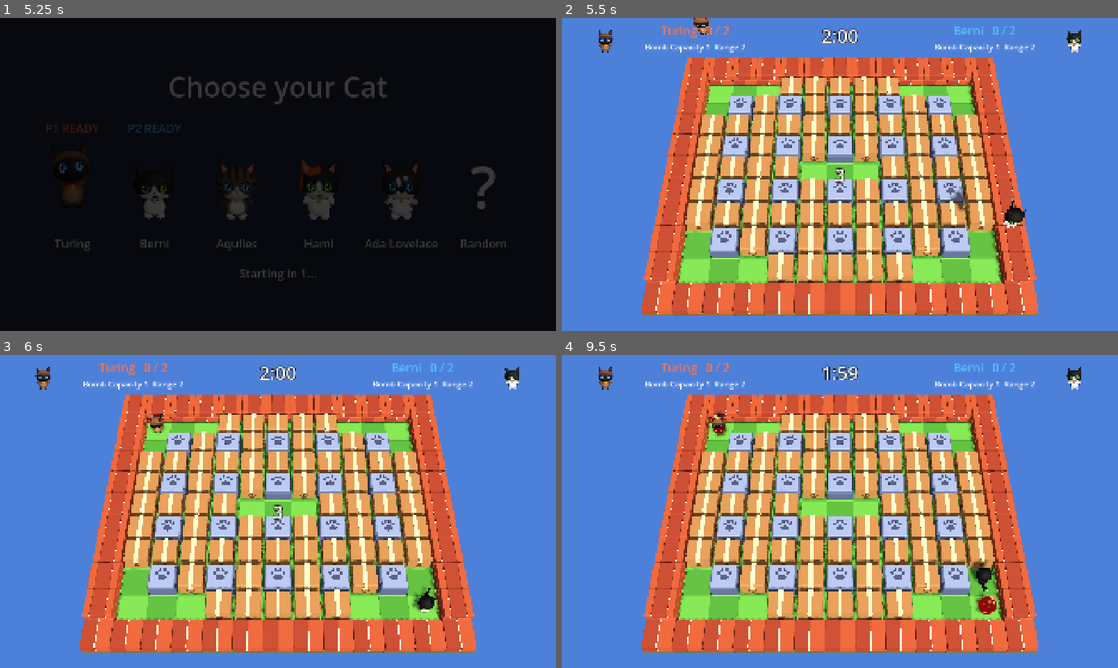
Above: before the commit, frames 1-4 (two rows, left to right).
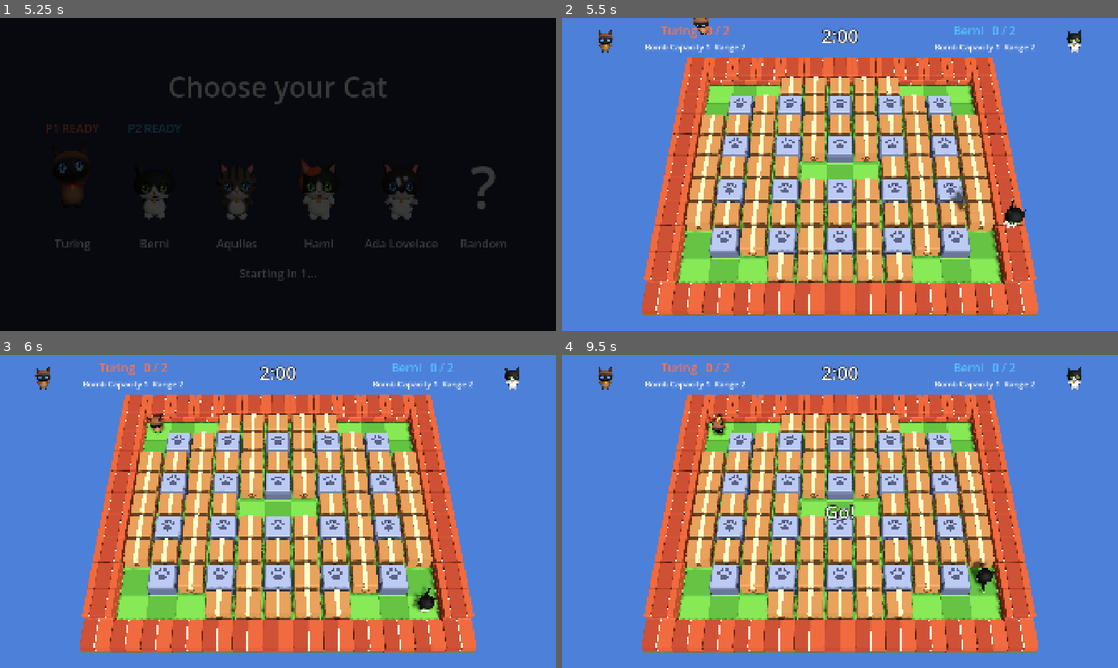
Above: after the commit, the same moments.

Repository: Sifawm/bombercat
Game: Godot game, scene res://presentation/main.tscn
The game is run twice, just before and just after one commit, with the same random seed, the same clock (stepped at 60 frames per second) and the same inputs.
Inputs:
- Up to frame 1 (5.25 s): click "How to Play" at 0.5 s; click "Back" at 1.25 s; click "Play" at 2 s; tap Enter at 2.75, 3.05, 3.6 s; hold Right (ui_right) 2.78-3.53 s; tap Shift at 2.85 s; tap Space at 3.02, 3.32, 3.77, 4.07, 4.55, 5.1 s; hold Down (ui_down) 3.53-4.28 s; tap Q at 3.8, 4.35 s; hold Right (ui_right) 4.28-5.03 s; hold Up (ui_up) from 5.03 s (still down)
- Up to frame 2 (5.5 s): keep holding Up (ui_up); tap Space at 5.27 s; tap Shift at 5.3 s
- Up to frame 3 (6 s): tap Space at 5.57 s; release Up (ui_up) at 5.78 s; hold Left (ui_left) from 5.78 s (still down); tap Shift at 5.85 s
- Up to frame 4 (9.5 s): tap Space at 6.02, 6.32, 6.5, 6.77, 7.07, 7.55, 8.27, 8.57, 9.02, 9.32 s; tap Enter at 6.05, 6.6, 8, 8.85 s; tap Q at 6.8, 7.35 s; release Left (ui_left) at 7.28 s; hold Down (ui_down) 7.28-8.03 s; hold Right (ui_right) 8.03-8.78 s; tap Shift at 8.1 s; hold Up (ui_up) from 8.78 s (still down)

Frame 1 is identical in both runs. In frame 2, less than 0.1% of the frame differs, in the area x 49-51%, y 47-53%; in frame 3, less than 0.1%; in frame 4, 0.8%, in the area x 25-79%, y 3-83%.

Commit message:
Stage 6 review fixes: menu music, menu sounds, countdown after the drop
- The Round music no longer takes over the Title and Match Result screens:
  the round view only touches the music when a Round starts or speeds up, and
  menus set theirs as they appear
- Menu sounds only on real moves and cancels, not when a screen takes focus
  or Esc opens the Pause menu
- "3, 2, 1, Go!" starts once the Cats have landed
- Explosions visibly grow outwards; a pushed Bomb hops when it stops
- Cucumber has its own collect sound (collect_<id>.wav, any Powerup can)
- A second meow keeps the speech bubble up; the bubble reads as one
- The dizzy spiral texture is shared; wording per CONTEXT.md

Co-Authored-By: Claude Opus 5.5 <noreply@anthropic.com>

Diff:
--- a/game/control/local_player_controller.gd
+++ b/game/control/local_player_controller.gd
@@ -6,7 +6,7 @@
 const KEYS: Array[Dictionary] = [
 	{"up": KEY_W, "down": KEY_S, "left": KEY_A, "right": KEY_D, "bomb": KEY_SPACE, "meow": KEY_Q},
 	{"up": KEY_UP, "down": KEY_DOWN, "left": KEY_LEFT, "right": KEY_RIGHT, "bomb": KEY_ENTER,
-		"meow": KEY_SHIFT},  # the right one,
+		"meow": KEY_SHIFT},  # only the right-hand one, see register_actions,
 ]
 const PAD_BUTTONS: Dictionary[String, JoyButton] = {
 	"up": JOY_BUTTON_DPAD_UP, "down": JOY_BUTTON_DPAD_DOWN, "left": JOY_BUTTON_DPAD_LEFT,
--- a/game/presentation/audio.gd
+++ b/game/presentation/audio.gd
@@ -12,23 +12,31 @@
 	process_mode = Node.PROCESS_MODE_ALWAYS  # menus also sound while the game is paused
 	_music.bus = &"Music"
 	add_child(_music)
-	get_viewport().gui_focus_changed.connect(func(_control: Control) -> void: play(&"ui_move"))
 
 
+## Moving through a menu sounds here, for every menu at once; confirming and cancelling
+## sound where they happen.
 func _input(event: InputEvent) -> void:
-	if event.is_action_pressed("ui_cancel"):
-		play(&"ui_cancel")
+	if get_viewport().gui_get_focus_owner() == null:
+		return
+	for direction: String in ["ui_up", "ui_down", "ui_left", "ui_right"]:
+		if event.is_action_pressed(direction):
+			play(&"ui_move")
+
+
+func has(sound: StringName) -> bool:
+	return ResourceLoader.exists(FOLDER + sound + ".wav")
 
 
 ## Plays the effect in assets/audio named `sound`.
 func play(sound: StringName, pitch: float = 1.0) -> void:
-	var player := AudioStreamPlayer.new()
-	player.stream = load(FOLDER + sound + ".wav")
-	player.bus = &"Effects"
-	player.pitch_scale = pitch
-	player.finished.connect(player.queue_free)
-	add_child(player)
-	player.play()
+	var voice := AudioStreamPlayer.new()
+	voice.stream = load(FOLDER + sound + ".wav")
+	voice.bus = &"Effects"
+	voice.pitch_scale = pitch
+	voice.finished.connect(voice.queue_free)
+	add_child(voice)
+	voice.play()
 
 
 ## Loops the music named `music` at `speed`; asking for the one already playing only
--- a/game/presentation/bomb_view.gd
+++ b/game/presentation/bomb_view.gd
@@ -10,19 +10,26 @@
 
 var _blink := Effects.flat_material(Color(1.0, 0.1, 0.05, 0.0))
 var _beats_ticked := 0
+var _model: Node3D = MODEL.instantiate()
 
 
 func _init() -> void:
-	var model: Node3D = MODEL.instantiate()
-	model.scale = Vector3.ONE * MODEL_SCALE
-	add_child(model)
-	for mesh: MeshInstance3D in model.find_children("*", "MeshInstance3D", true, false):
+	_model.scale = Vector3.ONE * MODEL_SCALE
+	add_child(_model)
+	for mesh: MeshInstance3D in _model.find_children("*", "MeshInstance3D", true, false):
 		mesh.material_overlay = _blink
 	var spark := Effects.cubes(Color(1.0, 0.85, 0.3), 8, 0.25, 0.07)
 	spark.position.y = 0.85
 	spark.spread = 60.0
 	spark.initial_velocity_max = 1.5
 	add_child(spark)
+
+
+## A small hop, for a pushed Bomb that has just hit something.
+func bounce() -> void:
+	var hop := create_tween()
+	hop.tween_property(_model, "position:y", 0.3, 0.08).set_ease(Tween.EASE_OUT)
+	hop.tween_property(_model, "position:y", 0.0, 0.25).set_trans(Tween.TRANS_BOUNCE).set_ease(Tween.EASE_OUT)
 
 
 ## Called every frame. `fuse` is the full Fuse of a Bomb.
--- a/game/presentation/cat_select.gd
+++ b/game/presentation/cat_select.gd
@@ -77,6 +77,7 @@
 
 func _unhandled_input(event: InputEvent) -> void:
 	if event.is_action_pressed("ui_cancel"):
+		Audio.play(&"ui_cancel")
 		cancelled.emit()
 
 
--- a/game/presentation/cat_view.gd
+++ b/game/presentation/cat_view.gd
@@ -9,6 +9,8 @@
 const BLINKS_PER_SECOND := 8.0
 const MEOW_SECONDS := 0.9
 
+static var _spiral_image: Texture2D
+
 var _model: Node3D
 var _animations: AnimationPlayer
 var _meshes: Array[MeshInstance3D] = []
@@ -17,6 +19,7 @@
 var _spiral := MeshInstance3D.new()
 var _trail := Effects.cubes(Color(0.5, 1.0, 0.4), 14, 0.35, 0.12)
 var _bubble := Label3D.new()
+var _bubble_timer: Tween
 
 
 func _init(scene: PackedScene) -> void:
@@ -53,7 +56,9 @@
 	_bubble.billboard = BaseMaterial3D.BILLBOARD_ENABLED
 	_bubble.no_depth_test = true
 	_bubble.font_size = 96
-	_bubble.outline_size = 24
+	_bubble.outline_size = 48  # black on a thick white outline: the speech bubble
+	_bubble.modulate = Color.BLACK
+	_bubble.outline_modulate = Color.WHITE
 	_bubble.pixel_size = 0.004
 	_bubble.position.y = 1.4
 	_bubble.visible = false
@@ -91,14 +96,20 @@
 func meow() -> void:
 	Audio.play(&"meow", randf_range(0.9, 1.15))
 	_bubble.visible = true
-	create_tween().tween_callback(func() -> void: _bubble.visible = false).set_delay(MEOW_SECONDS)
+	if _bubble_timer != null:
+		_bubble_timer.kill()  # a new meow keeps the bubble up
+	_bubble_timer = create_tween()
+	_bubble_timer.tween_callback(func() -> void: _bubble.visible = false).set_delay(MEOW_SECONDS)
 
 
-## A white spiral on a clear background, drawn once for every Cat.
+## A white spiral on a clear background, drawn once and shared by every Cat.
 static func _spiral_texture() -> Texture2D:
+	if _spiral_image != null:
+		return _spiral_image
 	var image := Image.create(64, 64, false, Image.FORMAT_RGBA8)
 	for step in 600:
 		var turn := step / 600.0
 		var point := Vector2(32, 32) + Vector2.from_angle(turn * TAU * 3.0) * turn * 29.0
 		image.fill_rect(Rect2i(Vector2i(point) - Vector2i.ONE, Vector2i(3, 3)), Color.WHITE)
-	return ImageTexture.create_from_image(image)
+	_spiral_image = ImageTexture.create_from_image(image)
+	return _spiral_image
--- a/game/presentation/how_to_play.gd
+++ b/game/presentation/how_to_play.gd
@@ -80,5 +80,6 @@
 
 
 func _close() -> void:
+	Audio.play(&"ui_cancel")
 	closed.emit()
 	queue_free()
--- a/game/presentation/main.gd
+++ b/game/presentation/main.gd
@@ -31,8 +31,8 @@
 		get_window().mode = Window.MODE_WINDOWED if fullscreen else Window.MODE_FULLSCREEN
 
 
-## Fades to black, swaps the screens and fades back in.
-func _show(screen: Node) -> void:
+## Fades to black, swaps the screens and fades back in. Menus share one music loop.
+func _show(screen: Node, menu_music: bool = true) -> void:
 	screen.process_mode = Node.PROCESS_MODE_PAUSABLE
 	var fade := create_tween()
 	if _screen != null:
@@ -42,14 +42,15 @@
 			_screen.queue_free()
 		_screen = screen
 		add_child(screen)
-		move_child(screen, 0))
+		move_child(screen, 0)
+		if menu_music:
+			Audio.play_music(&"music_menu"))
 	fade.tween_property(_curtain, "color:a", 0.0, FADE_SECONDS)
 
 
 func _show_title() -> void:
 	var title := TitleScreen.new()
 	title.play_pressed.connect(_show_cat_select)
-	Audio.play_music(&"music_menu")
 	_show(title)
 
 
@@ -57,7 +58,6 @@
 	var cat_select := CatSelect.new()
 	cat_select.confirmed.connect(_start_match)
 	cat_select.cancelled.connect(_show_title)
-	Audio.play_music(&"music_menu")
 	_show(cat_select)
 
 
@@ -67,12 +67,11 @@
 	view.cat_picks = picks
 	view.match_finished.connect(_show_match_result)
 	view.quit_requested.connect(_show_title)
-	_show(view)
+	_show(view, false)  # it plays the Round music itself
 
 
 func _show_match_result(game_match: Match) -> void:
 	var result := MatchResult.new(game_match, _picks)
 	result.rematch_pressed.connect(_start_match)
 	result.cat_select_pressed.connect(_show_cat_select)
-	Audio.play_music(&"music_menu")
 	_show(result)
--- a/game/presentation/round_view.gd
+++ b/game/presentation/round_view.gd
@@ -18,11 +18,11 @@
 const GO_SECONDS := 0.6
 const PORTRAIT_SIZE := Vector2(120, 120)
 ## Seconds an Explosion takes to reach each further Tile, so it grows outwards.
-const EXPLOSION_SPREAD := 0.015
+const EXPLOSION_SPREAD := 0.035
 const SHAKE := 0.12
 ## Shake left after one second.
 const SHAKE_DECAY := 0.002
-## The final elimination: game speed, how long it lasts and how far the camera closes in.
+## The final elimination: how slow time runs, for how long, and how far the camera closes in.
 const SLOW_MOTION_SCALE := 0.3
 const SLOW_MOTION_SECONDS := 1.2
 const ZOOM_FOV := 20.0
@@ -49,15 +49,16 @@
 ## Whether each Cat moved in the last rules step.
 var _cat_moving: Array[bool] = []
 var _bomb_views: Dictionary[Bomb, BombView] = {}
-## Pushed Bombs still sliding; their swipe has already sounded.
+## Pushed Bombs still sliding; their swipe has already sounded and they bounce when they stop.
 var _sliding_bombs: Array[Bomb] = []
 var _crate_nodes: Dictionary[Vector2i, Node3D] = {}
 var _powerup_nodes: Dictionary[Vector2i, Node3D] = {}
 var _shake := 0.0
-## Bombs detonated in the current rules step; more than one is a Chain Reaction.
+## Bombs detonated in the current rules step; from the second on they sound stronger.
 var _detonations := 0
 var _slow_motion := false
 var _hurry_second := 0
+var _music_is_faster := false
 var _hud_players: Control
 var _wins_labels: Array[Label] = []
 var _held_labels: Array[Label] = []
@@ -90,7 +91,9 @@
 	if _countdown_left > 0.0:
 		var second := ceili(_countdown_left)
 		_countdown_left -= delta
-		if _countdown_left <= 0.0:
+		if _countdown_left > COUNTDOWN_SECONDS:
+			pass  # the Cats are still dropping in
+		elif _countdown_left <= 0.0:
 			_result_label.text = "Go!"
 			Audio.play(&"go")
 		elif ceili(_countdown_left) != second or _result_label.text == "":
@@ -120,8 +123,9 @@
 	for bomb in _bomb_views:
 		_bomb_views[bomb].position = _to_world(Vector2(bomb.tile) + Vector2(bomb.slide) * bomb.slide_progress)
 		_bomb_views[bomb].show_state(bomb, config.fuse)
-		if bomb.slide == Vector2i.ZERO:
+		if bomb.slide == Vector2i.ZERO and _sliding_bombs.has(bomb):
 			_sliding_bombs.erase(bomb)
+			_bomb_views[bomb].bounce()
 	var seconds_played := Time.get_ticks_msec() / 1000.0
 	for tile in _powerup_nodes:
 		var node := _powerup_nodes[tile]
@@ -213,7 +217,9 @@
 	if hurry and seconds != _hurry_second:
 		_hurry_second = seconds
 		Audio.play(&"warning")
-	Audio.play_music(&"music_round", FASTER_MUSIC if _round.time_left <= FASTER_MUSIC_SECONDS else 1.0)
+	if _round.time_left <= FASTER_MUSIC_SECONDS and not _music_is_faster:
+		_music_is_faster = true
+		Audio.play_music(&"music_round", FASTER_MUSIC)
 
 
 func _start_round() -> void:
@@ -230,13 +236,15 @@
 	_result_label.text = ""
 	_slow_motion = false
 	_hurry_second = 0
+	_music_is_faster = false
+	Audio.play_music(&"music_round")
 
 	_map_node = map_scene.instantiate()
 	_world.add_child(_map_node)
 	var map := _map_node.to_map_data()
 	_map_node.prepare_for_play()
 	_frame_map(map.size)
-	_countdown_left = COUNTDOWN_SECONDS
+	_countdown_left = CatView.DROP_SECONDS + COUNTDOWN_SECONDS
 
 	_round = _match.start_round()
 	_round.bomb_placed.connect(_on_bomb_placed)
@@ -246,7 +254,6 @@
 	_round.powerup_revealed.connect(_on_powerup_revealed)
 	_round.powerup_collected.connect(_on_powerup_collected)
 	_round.powerup_destroyed.connect(_on_powerup_destroyed)
-	_round.curse_started.connect(func(_player: int, _curse: Curse) -> void: Audio.play(&"cucumber"))
 	_round.nine_lives_consumed.connect(_on_nine_lives_consumed)
 	_round.cat_eliminated.connect(_on_cat_eliminated)
 	_round.round_ended.connect(_on_round_ended)
@@ -336,7 +343,7 @@
 			_place(Effects.burst(Color(1.0, 0.6, 0.15), 6, 4.0, 0.35, 0.12), Vector2(tile), 0.4)
 			_place(Effects.burst(Color(0.3, 0.3, 0.3, 0.45), 4, 0.8, 0.9, 0.2, Vector3.UP * 2.0), Vector2(tile), 0.5))
 		tween.tween_property(explosion, "scale", Vector3.ONE, 0.08)
-		tween.tween_interval(config.explosion_lifetime - 0.16 - reach)
+		tween.tween_interval(maxf(config.explosion_lifetime - 0.16 - reach, 0.0))
 		tween.tween_property(explosion, "scale", Vector3.ZERO, 0.08)
 		tween.tween_callback(explosion.queue_free)
 
@@ -359,14 +366,16 @@
 	_powerup_nodes[tile] = node
 
 
-## The collected Powerup rises over the Cat and shrinks away.
-func _on_powerup_collected(player: int, _powerup: Powerup) -> void:
+## The collected Powerup rises over the Cat and shrinks away. A Powerup sounds like the
+## others unless there is a "collect_<id>" sound of its own.
+func _on_powerup_collected(player: int, powerup: Powerup) -> void:
 	var node := _take_powerup_node(_round.cats[player].tile())
 	var tween := node.create_tween().set_parallel()
 	tween.tween_property(node, "position:y", node.position.y + 1.6, 0.5).set_ease(Tween.EASE_OUT)
 	tween.tween_property(node, "scale", Vector3.ZERO, 0.5).set_ease(Tween.EASE_IN)
 	tween.chain().tween_callback(node.queue_free)
-	Audio.play(&"powerup")
+	var own_sound := StringName("collect_" + powerup.id)
+	Audio.play(own_sound if Audio.has(own_sound) else &"powerup")
 
 
 func _on_powerup_destroyed(tile: Vector2i, _powerup: Powerup) -> void:
@@ -400,7 +409,7 @@
 	_slow_motion = true
 	Engine.time_scale = SLOW_MOTION_SCALE
 	var framed := _camera.position
-	var closer := framed + (where - _to_world(Vector2(_match.current_round.board.size - Vector2i.ONE) / 2.0)) * 0.5
+	var closer := framed + (where - _to_world(Vector2(_round.board.size - Vector2i.ONE) / 2.0)) * 0.5
 	var tween := create_tween().set_ignore_time_scale().set_parallel()
 	tween.tween_property(_camera, "fov", ZOOM_FOV, 0.3)
 	tween.tween_property(_camera, "position", closer, 0.3)
Not shown, added: game/assets/audio/collect_cucumber.wav.import
Not shown, removed: game/assets/audio/cucumber.wav.import
Not shown, changed: art/build_audio.py
Not shown, changed: docs/credits.md
Not shown, added: game/assets/audio/collect_cucumber.wav
